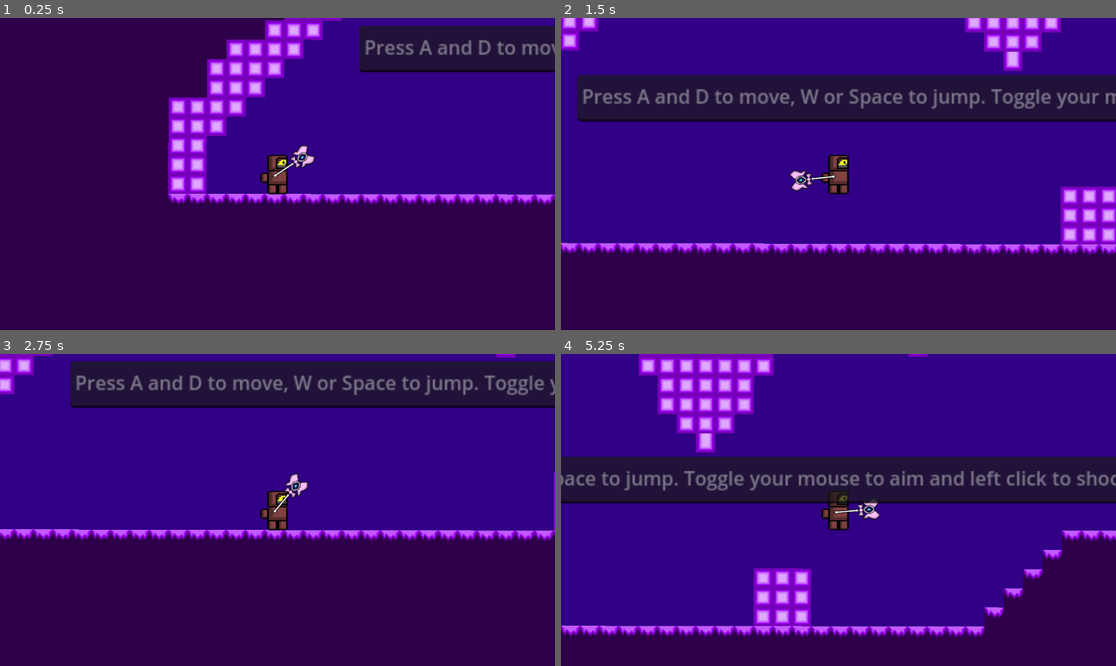
Above: before the commit, frames 1-4 (two rows, left to right).
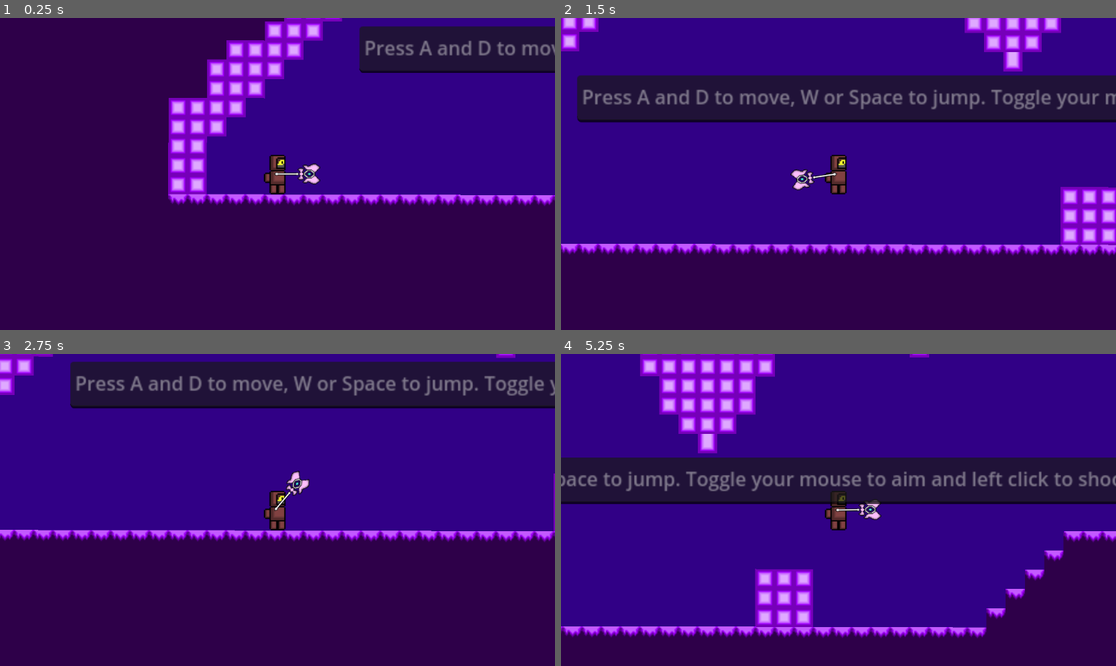
Above: after the commit, the same moments.

Repository: Wanderer22011/Underneath-It-All-year-11-game-design
Game: Godot game, scene res://scences/level_1.tscn
The game is run twice, just before and just after one commit, with the same random seed, the same clock (stepped at 60 frames per second) and the same inputs. The engine's default icon, where the game draws it, is replaced by a stand-in: a white triangle on a blue panel in a dark square.
Inputs (mouse positions are in pixels of both pictures, inside the frame that each line leads up to):
- Up to frame 1 (0.25 s): no input
- Up to frame 2 (1.5 s): tap Enter at 0.5 s; move the mouse to (960, 158) at 0.52 s; press the mouse at (960, 158) at 0.53 s; hold D (Right) from 0.53 s (still down); tap W (Jump) at 0.77 s; move the mouse to (727, 189) at 1.27 s; release the mouse at (727, 189) at 1.28 s; click (727, 189) at 1.35 s
- Up to frame 3 (2.75 s): tap W (Jump) at 1.52 s; move the mouse to (333, 441) at 2.02 s; release D (Right) at 2.03 s; press the mouse at (333, 441) at 2.03 s; hold A (Left) from 2.03 s (still down)
- Up to frame 4 (5.25 s): move the mouse to (810, 572) at 2.77 s; release A (Left) at 2.78 s; release the mouse at (810, 572) at 2.78 s; hold D (Right) 2.78-4.28 s; click (810, 572) at 2.85 s; tap W (Jump) at 3.02, 3.77, 4.52 s; move the mouse to (1005, 556) at 3.52 s; press the mouse at (1005, 556) at 3.53 s; move the mouse to (672, 463) at 4.27 s; release the mouse at (672, 463) at 4.28 s; hold A (Left) 4.28-5.03 s; click (672, 463) at 4.35 s; move the mouse to (866, 510) at 5.02 s; press the mouse at (866, 510) at 5.03 s; hold D (Right) from 5.03 s (still down)

The runs differ from the first frame. In frame 1, 2.9% of the frame differs, in the area x 30-100%, y 0-61%; in frame 2, 3.5%; in frame 3, 2.5%; in frame 4, 8.9%, in the area x 0-100%, y 0-92%.

Commit message:
Added art for enemy from spawner

Diff:
--- a/Characters/enermy_from_spawner.tscn
+++ b/Characters/enermy_from_spawner.tscn
@@ -1,10 +1,51 @@
-[gd_scene load_steps=4 format=3 uid="uid://cpcrksunif1hl"]
+[gd_scene load_steps=9 format=3 uid="uid://cpcrksunif1hl"]
 
-[ext_resource type="Texture2D" uid="uid://bha3ww3pdj7pv" path="res://Pictures/icon.svg" id="1_aqt1c"]
 [ext_resource type="Script" path="res://Scripts/enermy_from_spawner.gd" id="1_m2xcv"]
+[ext_resource type="Texture2D" uid="uid://cbsmgv65fgxpf" path="res://Pictures/Evil Spirit.png" id="2_1j481"]
 
 [sub_resource type="RectangleShape2D" id="RectangleShape2D_y61p1"]
-size = Vector2(135.833, 136.667)
+size = Vector2(113.75, 110)
+
+[sub_resource type="AtlasTexture" id="AtlasTexture_md1sp"]
+atlas = ExtResource("2_1j481")
+region = Rect2(0, 0, 128, 128)
+
+[sub_resource type="AtlasTexture" id="AtlasTexture_nlohi"]
+atlas = ExtResource("2_1j481")
+region = Rect2(128, 0, 128, 128)
+
+[sub_resource type="AtlasTexture" id="AtlasTexture_7odur"]
+atlas = ExtResource("2_1j481")
+region = Rect2(0, 128, 128, 128)
+
+[sub_resource type="AtlasTexture" id="AtlasTexture_ja1g5"]
+atlas = ExtResource("2_1j481")
+region = Rect2(128, 128, 128, 128)
+
+[sub_resource type="SpriteFrames" id="SpriteFrames_v18qt"]
+animations = [{
+"frames": [{
+"duration": 1.0,
+"texture": SubResource("AtlasTexture_md1sp")
+}, {
+"duration": 1.0,
+"texture": SubResource("AtlasTexture_nlohi")
+}, {
+"duration": 1.0,
+"texture": SubResource("AtlasTexture_7odur")
+}, {
+"duration": 1.0,
+"texture": SubResource("AtlasTexture_ja1g5")
+}],
+"loop": true,
+"name": &"Run",
+"speed": 5.0
+}, {
+"frames": [],
+"loop": true,
+"name": &"default",
+"speed": 5.0
+}]
 
 [node name="EnermyFromSpawner" type="CharacterBody2D"]
 script = ExtResource("1_m2xcv")
@@ -13,21 +54,20 @@
 [node name="Area2D" type="Area2D" parent="."]
 
 [node name="CollisionShape2D" type="CollisionShape2D" parent="Area2D"]
-position = Vector2(0.625, -0.5)
+position = Vector2(0.0625005, 0.5)
 scale = Vector2(0.3, 0.3)
 shape = SubResource("RectangleShape2D_y61p1")
 
 [node name="Enemy movement timer" type="Timer" parent="."]
 autostart = true
 
-[node name="CollisionShape2D" type="CollisionShape2D" parent="."]
-position = Vector2(-0.250001, -0.25)
-scale = Vector2(0.3, 0.3)
-shape = SubResource("RectangleShape2D_y61p1")
-
-[node name="Sprite2D" type="Sprite2D" parent="."]
-scale = Vector2(0.3, 0.3)
-texture = ExtResource("1_aqt1c")
+[node name="AnimatedSprite2D" type="AnimatedSprite2D" parent="."]
+position = Vector2(1.07288e-06, 0.500003)
+scale = Vector2(0.265625, 0.257813)
+sprite_frames = SubResource("SpriteFrames_v18qt")
+animation = &"Run"
+autoplay = "Run"
+frame_progress = 0.927554
 
 [connection signal="area_entered" from="Area2D" to="." method="_on_area_2d_area_entered"]
 [connection signal="body_entered" from="Area2D" to="." method="_on_area_2d_body_entered"]
--- /dev/null
+++ b/Characters/healthbar.tscn
@@ -0,0 +1,17 @@
+[gd_scene load_steps=4 format=3 uid="uid://b7613mffkj20"]
+
+[ext_resource type="Script" path="res://Scripts/healthbar.gd" id="1_fv6py"]
+
+[sub_resource type="StyleBoxFlat" id="StyleBoxFlat_tl08q"]
+bg_color = Color(1, 0.0117647, 0.196078, 1)
+
+[sub_resource type="StyleBoxFlat" id="StyleBoxFlat_0g7b0"]
+bg_color = Color(0, 1, 0.341176, 1)
+
+[node name="Healthbar" type="ProgressBar"]
+offset_right = 86.0
+offset_bottom = 27.0
+theme_override_styles/background = SubResource("StyleBoxFlat_tl08q")
+theme_override_styles/fill = SubResource("StyleBoxFlat_0g7b0")
+show_percentage = false
+script = ExtResource("1_fv6py")
--- a/Characters/main_character.tscn
+++ b/Characters/main_character.tscn
@@ -1,29 +1,30 @@
-[gd_scene load_steps=6 format=3 uid="uid://c351amaf2wxv5"]
+[gd_scene load_steps=7 format=3 uid="uid://c351amaf2wxv5"]
 
 [ext_resource type="Script" path="res://Scripts/main_character.gd" id="1_u1mcy"]
 [ext_resource type="Texture2D" uid="uid://bdqbis1sbaucl" path="res://Pictures/Main_Character.png" id="2_pdujc"]
 [ext_resource type="Script" path="res://Scripts/Gun.gd" id="3_1yhi4"]
 [ext_resource type="Texture2D" uid="uid://be7ceeeqpi8a7" path="res://Pictures/Wand.png" id="3_eda0h"]
+[ext_resource type="PackedScene" uid="uid://b7613mffkj20" path="res://Characters/healthbar.tscn" id="5_u30rn"]
 
 [sub_resource type="RectangleShape2D" id="RectangleShape2D_gy0rc"]
-size = Vector2(50, 63)
+size = Vector2(38, 66)
 
 [node name="Main Character" type="CharacterBody2D"]
 script = ExtResource("1_u1mcy")
 
 [node name="Character" type="Sprite2D" parent="."]
-position = Vector2(1.43051e-06, 0)
-scale = Vector2(0.71875, 0.53125)
+position = Vector2(3.57628e-07, 0)
+scale = Vector2(0.5625, 0.53125)
 texture = ExtResource("2_pdujc")
 
 [node name="CollisionShape2D" type="CollisionShape2D" parent="."]
 light_mask = 3
-position = Vector2(0, 0.75)
+position = Vector2(-1.5, 0.5)
 scale = Vector2(0.5, 0.5)
 shape = SubResource("RectangleShape2D_gy0rc")
 
 [node name="Gun" type="Sprite2D" parent="."]
-position = Vector2(-3, 2)
+position = Vector2(-2, 0)
 scale = Vector2(0.693734, 0.507813)
 texture = ExtResource("3_eda0h")
 script = ExtResource("3_1yhi4")
@@ -35,4 +36,10 @@
 position = Vector2(41.4304, 1.01725e-07)
 scale = Vector2(1.34785, 2.58096)
 
+[node name="Healthbar" parent="." instance=ExtResource("5_u30rn")]
+offset_left = -12.0
+offset_top = -24.0
+offset_right = 12.0
+offset_bottom = -20.0
+
 [connection signal="timeout" from="Gun/BulletCooldownTimer" to="Gun" method="_on_bullet_cooldown_timer_timeout"]
--- a/Scripts/Area2D.gd
+++ b/Scripts/Area2D.gd
@@ -2,6 +2,9 @@
 class_name pangolin
 
 
+var health = 80
+var health_max = 80
+var health_min = 0
 
 func _on_body_entered(body: Node2D) -> void:
 	if body.name =="Main_Character":
@@ -9,6 +12,11 @@
 
 
 
+
+
+
+
+
 func _on_area_entered(area):
 	if area is bullet:
 		queue_free()
--- a/Scripts/enermy_from_spawner.gd
+++ b/Scripts/enermy_from_spawner.gd
@@ -4,12 +4,16 @@
 var dir: Vector2
 var is_enemy_chase: bool
 var player = CharacterBody2D
+var health = 50
+var health_max = 50
+var health_min = 0
 
 func _ready():
 	is_enemy_chase = true
 
 func _process(delta):
 	move(delta)
+	handle_animation()
 
 func move(delta):
 	if is_enemy_chase:
@@ -25,6 +29,15 @@
 		dir = choose([Vector2. RIGHT, Vector2.UP, Vector2.LEFT, Vector2.DOWN])
 
 
+func handle_animation():
+	var animaated_sprite = $AnimatedSprite2D
+	animaated_sprite.play("Run")
+	if dir.x == -1:
+		animaated_sprite.flip_h = true
+
+	if dir.x == 1:
+		animaated_sprite.flip_h = false
+
 
 
 func choose(array):
@@ -34,13 +47,8 @@
 
 
 
-
-
-
 func _on_area_2d_body_entered(body:Node2D)-> void:
 	if body.name =="Main_Character":
-		body.respawn()
-	elif body.name =="Gun":
 		body.respawn()
 
 
--- /dev/null
+++ b/Scripts/healthbar.gd
@@ -0,0 +1,19 @@
+extends ProgressBar
+
+var parent
+var max_value_amount
+var min_value_amount
+
+func _ready():
+	parent = get_parent()
+	max_value_amount = parent.health_max
+	min_value_amount = parent.health_min
+
+func _process(delta):
+	self.value = parent.health
+	if parent.health != max_value_amount:
+		self.visible = true
+		if parent.health == min_value_amount:
+			self.visible = false
+	else:
+		self.visible = false
--- a/Scripts/main_character.gd
+++ b/Scripts/main_character.gd
@@ -10,6 +10,9 @@
 var jump_time = 0
 var jump_duration=0.3
 var starting_position= Vector2(-147, 274)
+var health = 100
+var health_max = 100
+var health_min = 0
 
 var gravity = ProjectSettings.get_setting("physics/2d/default_gravity")
 
Binary file added: Pictures/Evil Spirit.png
Not shown, added: Pictures/Evil Spirit.png.import
